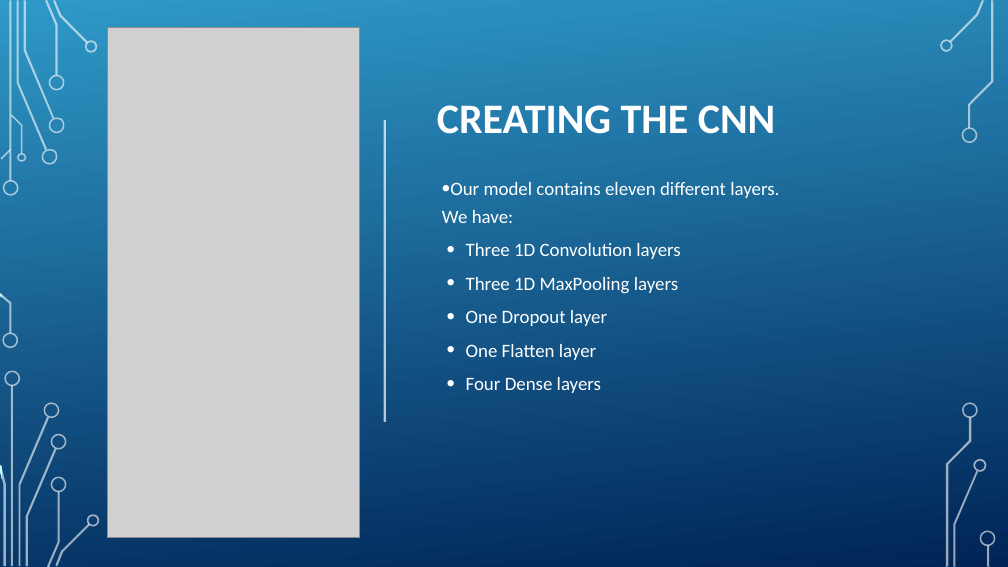
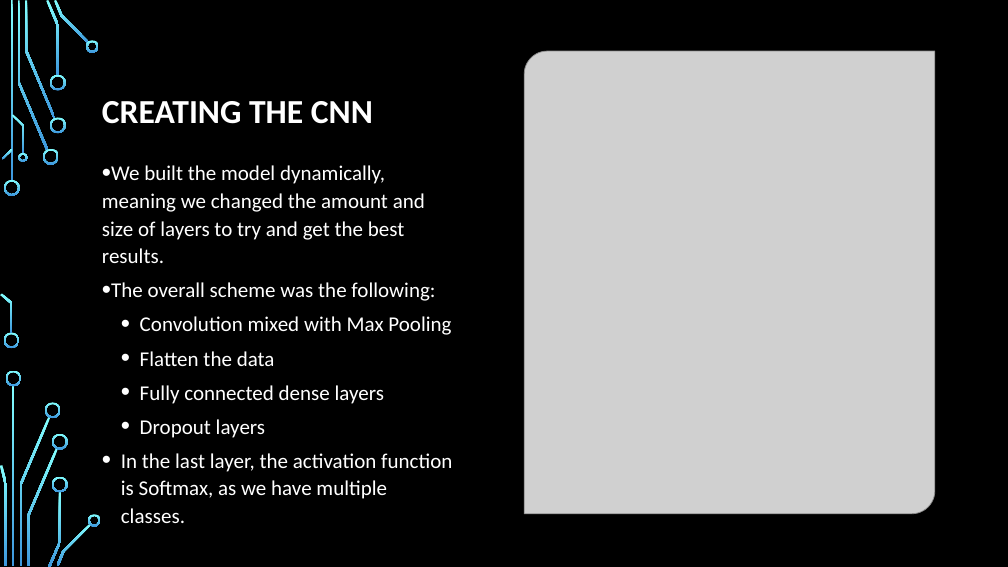
Before and after one commit to netanellevine/Songs_Genres_Classification, a slide deck: slide 6 of Deep learning presentation.pptx. Drawn at 1008x567 pixels with LibreOffice and Linux fonts; fonts in the diff are those of the drawing; grey boxes stand for pictures; background and template pictures are left out. Boxes give left, top, right and bottom in pixels: in the first picture for what was removed or moved away, otherwise in the second. Text is boxed around its words. In the diff, an @@ line names an element or a change of style, - is before the commit and + after.

```diff
--- a/Deep learning presentation.pptx
+++ b/Deep learning presentation.pptx
@@ rectangle at bbox=[0, 0, 1008, 567]: fill gradient #3198C9 to #002456 to #000000 @@
@@ rectangle at bbox=[11, 1, 13, 181]: fill #FFFFFF at 60% opacity to gradient #82FFFF to #3D97DE @@
@@ picture removed at bbox=[107, 27, 360, 538] @@
@@ text "CREATING THE CNN": place and size @@
-text "CREATING THE CNN" at bbox=[437, 105, 775, 134]
+text "CREATING THE CNN" at bbox=[102, 101, 373, 124]
@@ text "CREATING THE CNN" at bbox=[102, 101, 373, 124]: size 40 to 32 pt; alignment right to left @@
@@ picture added at bbox=[524, 51, 935, 514] @@
@@ line removed from (385, 120) to (385, 422) @@
@@ text "We built the model dynamically, ..." at bbox=[102, 165, 452, 495]: vertical alignment middle to top @@
@@ text at bbox=[102, 165, 452, 495]: text changed; size 18 to 20 pt @@
-• Our model contains eleven different layers.
-  We have:
-• Three 1D Convolution layers
-• Three 1D MaxPooling layers
-• One Dropout layer
-• One Flatten layer
-• Four Dense layers
+• We built the model dynamically, meaning we changed the amount and size of layers to try and get the best results.
+• The overall scheme was the following:
+  • Convolution mixed with Max Pooling
+  • Flatten the data
+  • Fully connected dense layers
+  • Dropout layers
+  • In the last layer, the activation function is Softmax, as we have multiple classes.
@@ rectangle at bbox=[12, 386, 14, 566]: fill #FFFFFF at 60% opacity to gradient #82FFFF to #3D97DE @@
@@ fill #FFFFFF at 60% opacity to gradient #82FFFF to #3D97DE; outline redrawn in 24 elements at bbox=[4, 180, 20, 196], bbox=[17, 1, 48, 150], bbox=[46, 0, 59, 76], bbox=[85, 40, 99, 52], bbox=[5, 371, 21, 386], bbox=[45, 402, 60, 418], bbox=[26, 448, 57, 566], bbox=[88, 514, 101, 526], bbox=[43, 149, 59, 165], bbox=[25, 1, 55, 119], bbox=[50, 117, 66, 133], bbox=[50, 75, 66, 91], bbox=[54, 0, 89, 44], bbox=[2, 149, 13, 160], bbox=[12, 114, 24, 154], bbox=[0, 465, 7, 566], bbox=[48, 492, 61, 567], bbox=[52, 434, 68, 450], bbox=[52, 476, 68, 492], bbox=[57, 523, 91, 566], bbox=[4, 333, 20, 349], bbox=[1, 293, 13, 333], bbox=[18, 153, 27, 162], bbox=[20, 417, 50, 566] @@
@@ group removed at bbox=[2, 39, 996, 566]: 19 freeform shapes @@
@@ group removed at bbox=[940, 0, 996, 566]: 9 freeform shapes, 1 rectangle @@
```
Also in this commit, not shown: 5 other slides changed, 2 slides added, 2 other files.
